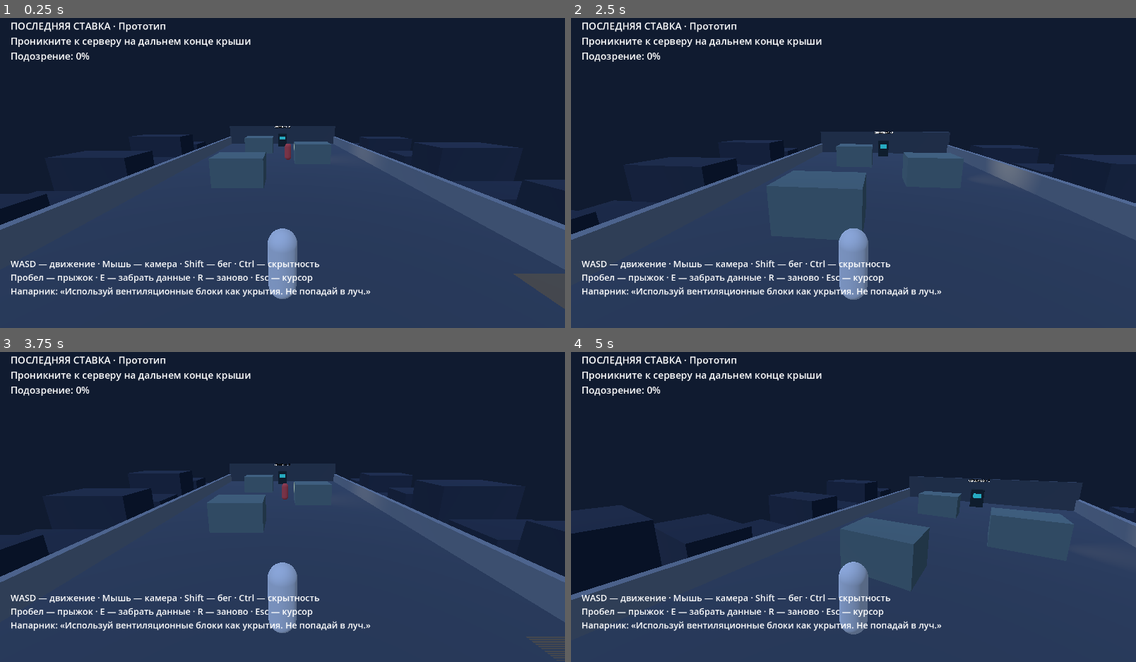
Above: before the commit, frames 1-4 (two rows, left to right).
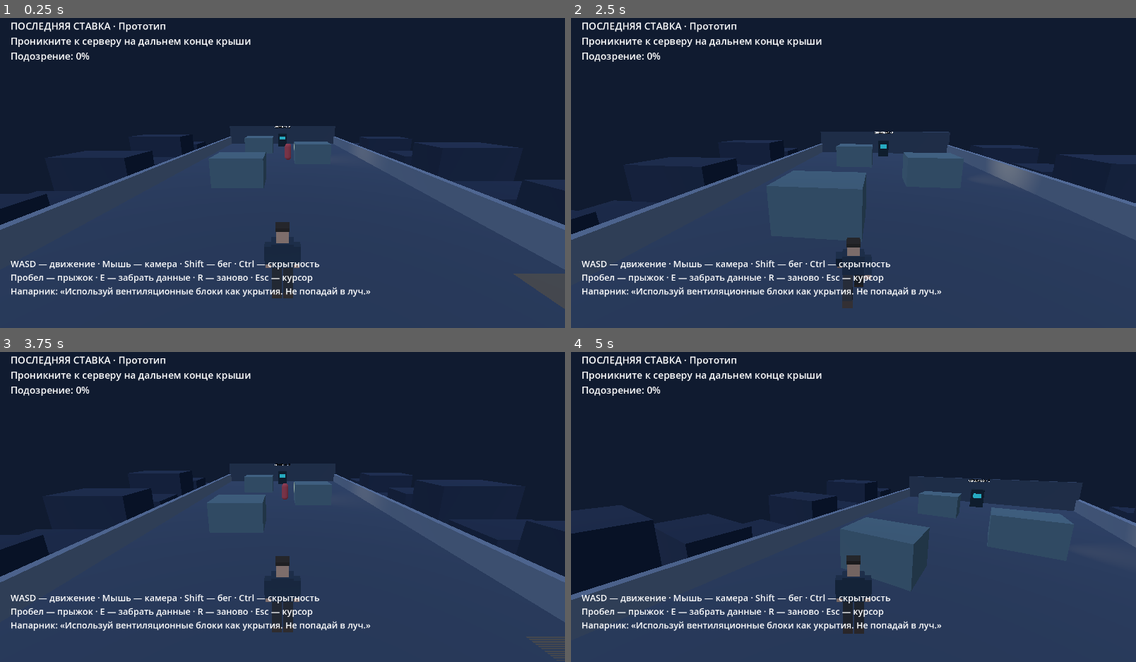
Above: after the commit, the same moments.

Repository: Kamebro228/game
Game: Godot game, scene res://main.tscn
The game is run twice, just before and just after one commit, with the same random seed, the same clock (stepped at 60 frames per second) and the same inputs.
Inputs (mouse positions are in pixels of both pictures, inside the frame that each line leads up to):
- Up to frame 1 (0.25 s): no input
- Up to frame 2 (2.5 s): tap Enter at 0.5 s; move the mouse to (881, 166) at 0.52 s; hold W from 0.53 s (still down); tap R at 0.6 s; tap Space at 0.77, 1.52 s; move the mouse to (825, 169) at 1.27 s; tap E at 1.35 s; move the mouse to (864, 163) at 2.02 s; hold Ctrl from 2.03 s (still down)
- Up to frame 3 (3.75 s): keep holding W; move the mouse to (276, 507) at 2.77 s; release Ctrl at 2.78 s; tap Shift at 2.85 s; tap Space at 3.02 s; move the mouse to (322, 507) at 3.52 s; tap R at 3.6 s
- Up to frame 4 (5 s): keep holding W; tap Space at 3.77, 4.52 s; move the mouse to (808, 500) at 4.27 s; tap E at 4.35 s

The runs differ from the first frame. In frame 1, 1.1% of the frame differs, in the area x 46-54%, y 65-91%; in frame 2, 1.1%; in frame 3, 1.1%; in frame 4, 1.2%, in the area x 46-54%, y 65-92%.

Commit message:
Add articulated placeholder protagonist

Diff:
--- a/main.gd
+++ b/main.gd
@@ -1,6 +1,8 @@
 extends Node3D
 
 var player: CharacterBody3D
+var avatar: Node3D
+var limbs: Array[Node3D] = []
 var guard: Node3D
 var camera: Camera3D
 var pivot: Node3D
@@ -38,6 +40,37 @@
 		body.add_child(collision)
 		mesh.add_child(body)
 	return mesh
+
+func character_part(parent: Node3D, position: Vector3, size: Vector3, color: Color) -> void:
+	var part := MeshInstance3D.new()
+	var shape := BoxMesh.new()
+	shape.size = size
+	part.mesh = shape
+	part.position = position
+	part.material_override = material(color)
+	parent.add_child(part)
+
+func make_avatar() -> Node3D:
+	var model := Node3D.new()
+	# Simplified articulated model based on the approved outfit.
+	character_part(model, Vector3(0, 1.22, 0), Vector3(0.53, 0.62, 0.30), Color("253341"))
+	character_part(model, Vector3(0, 1.30, -0.157), Vector3(0.22, 0.45, 0.02), Color("303036"))
+	character_part(model, Vector3(0, 1.72, 0), Vector3(0.30, 0.34, 0.27), Color("be9072"))
+	character_part(model, Vector3(0, 1.90, 0.01), Vector3(0.32, 0.10, 0.29), Color("302820"))
+	for side in [-1.0, 1.0]:
+		var arm := Node3D.new()
+		arm.position = Vector3(side * 0.34, 1.45, 0)
+		model.add_child(arm)
+		character_part(arm, Vector3(0, -0.25, 0), Vector3(0.17, 0.48, 0.20), Color("253341"))
+		character_part(arm, Vector3(0, -0.54, 0), Vector3(0.14, 0.13, 0.16), Color("be9072"))
+		limbs.append(arm)
+		var leg := Node3D.new()
+		leg.position = Vector3(side * 0.14, 0.93, 0)
+		model.add_child(leg)
+		character_part(leg, Vector3(0, -0.39, 0), Vector3(0.23, 0.78, 0.25), Color("343333"))
+		character_part(leg, Vector3(0, -0.84, -0.06), Vector3(0.24, 0.16, 0.37), Color("47382e"))
+		limbs.append(leg)
+	return model
 
 func caption(pos: Vector3, text: String) -> void:
 	var label := Label3D.new()
@@ -91,13 +124,10 @@
 	collider.shape = capsule
 	collider.position.y = 0.9
 	player.add_child(collider)
-	var avatar := MeshInstance3D.new()
 	var visual := CapsuleMesh.new()
 	visual.radius = 0.35
 	visual.height = 1.8
-	avatar.mesh = visual
-	avatar.position.y = 0.9
-	avatar.material_override = material(Color("b2b9c4"))
+	avatar = make_avatar()
 	player.add_child(avatar)
 	pivot = Node3D.new()
 	add_child(pivot)
@@ -158,6 +188,14 @@
 	if player.is_on_floor() and Input.is_physical_key_pressed(KEY_SPACE):
 		player.velocity.y = 7
 	player.move_and_slide()
+	if direction.length() > 0.01:
+		avatar.rotation.y = lerp_angle(avatar.rotation.y, atan2(-direction.x, -direction.z), minf(delta * 12.0, 1.0))
+	var stride := sin(elapsed * (12.0 if speed > 4.0 else 8.0)) * (0.55 if direction.length() > 0.01 and player.is_on_floor() else 0.0)
+	limbs[0].rotation.x = stride
+	limbs[1].rotation.x = -stride
+	limbs[2].rotation.x = -stride
+	limbs[3].rotation.x = stride
+	avatar.scale.y = lerpf(avatar.scale.y, 0.78 if crouch else 1.0, minf(delta * 8.0, 1.0))
 	pivot.position = player.position + Vector3(0, 1, 0)
 	pivot.rotation = Vector3(pitch, yaw, 0)
 	guard.position = Vector3(sin(elapsed * 0.4) * 6, 0, -12)
